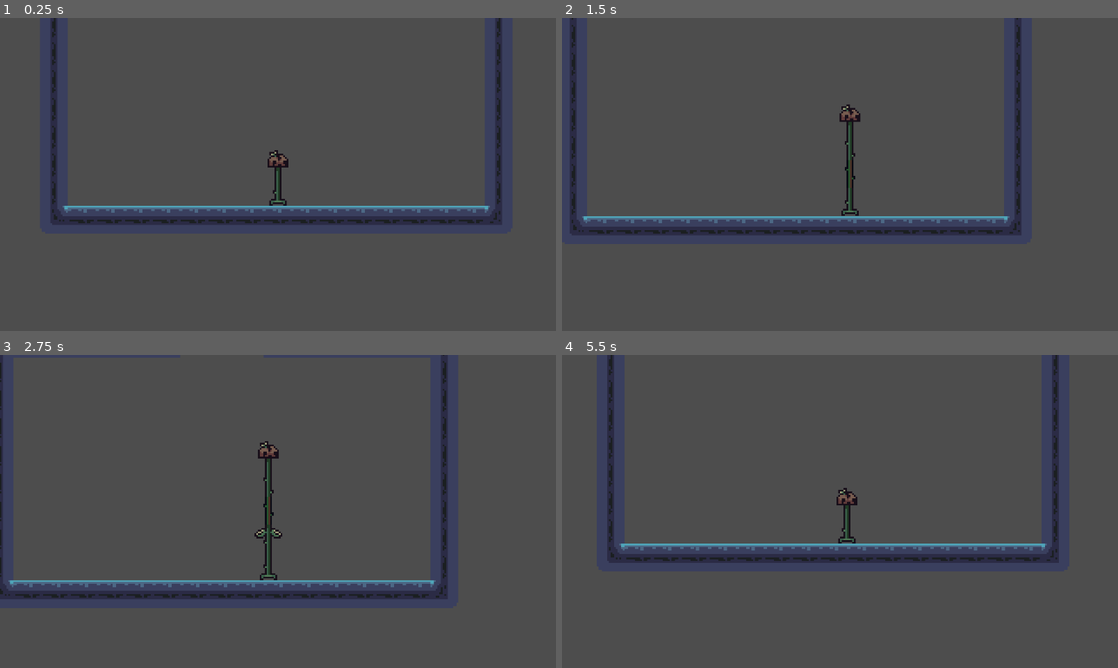
Above: before the commit, frames 1-4 (two rows, left to right).
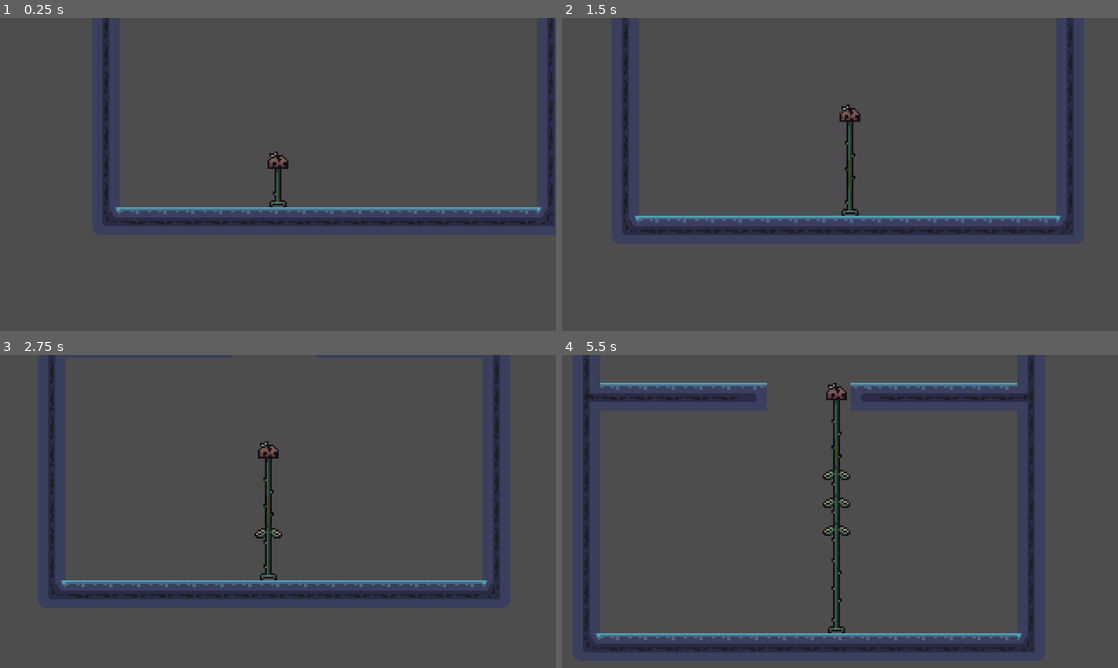
Above: after the commit, the same moments.

Repository: Artindi/Server-Wide-Game-Jam-1
Game: Godot game, scene res://scenes/screens/levels/level_2.tscn
The game is run twice, just before and just after one commit, with the same random seed, the same clock (stepped at 60 frames per second) and the same inputs. This scene is started directly instead of the project's main scene. The engine's default icon, where the game draws it, is replaced by a stand-in: a white triangle on a blue panel in a dark square.
Inputs:
- Up to frame 1 (0.25 s): no input
- Up to frame 2 (1.5 s): hold D (Right) from 0.53 s (still down)
- Up to frame 3 (2.75 s): release D (Right) at 2.03 s; hold A (Left) from 2.03 s (still down)
- Up to frame 4 (5.5 s): release A (Left) at 2.78 s; hold D (Right) 2.78-4.28 s; hold A (Left) 4.28-5.03 s; hold D (Right) from 5.03 s (still down)

The runs differ from the first frame. In frame 1, 6.4% of the frame differs, in the area x 9-100%, y 0-67%; in frame 2, 5.3%; in frame 3, 4.6%; in frame 4, 15%, in the area x 3-90%, y 0-96%.

Commit message:
Sawblade added

Diff:
--- /dev/null
+++ b/scenes/Saw.tscn
@@ -0,0 +1,19 @@
+[gd_scene load_steps=4 format=3 uid="uid://dip5clb4pxtu1"]
+
+[ext_resource type="Script" path="res://scripts/Saw.gd" id="1_qakxi"]
+[ext_resource type="Texture2D" uid="uid://curnekh4msdiy" path="res://assets/images/SawPlaceholder.png" id="1_yox5n"]
+
+[sub_resource type="RectangleShape2D" id="RectangleShape2D_ler1r"]
+size = Vector2(48, 16)
+
+[node name="Saw" type="Area2D"]
+script = ExtResource("1_qakxi")
+
+[node name="Sprite2D" type="Sprite2D" parent="."]
+texture = ExtResource("1_yox5n")
+
+[node name="CollisionShape2D" type="CollisionShape2D" parent="."]
+shape = SubResource("RectangleShape2D_ler1r")
+
+[connection signal="body_entered" from="." to="." method="_on_body_entered"]
+[connection signal="body_exited" from="." to="." method="_on_body_exited"]
--- a/scenes/screens/levels/level_2.tscn
+++ b/scenes/screens/levels/level_2.tscn
@@ -4,6 +4,9 @@
 
 [node name="Level 2" instance=ExtResource("1_kbedu")]
 
+[node name="Player" parent="." index="0"]
+position = Vector2(128, 88)
+
 [node name="TileMap" parent="." index="1"]
 layer_0/tile_data = PackedInt32Array(-65539, 131072, 0, -65538, 131072, 0, -65537, 131072, 0, -131072, 131072, 0, -1310 …(1107 unchanged characters)…
 
--- /dev/null
+++ b/scripts/Saw.gd
@@ -0,0 +1,10 @@
+extends Area2D
+class_name Saw
+
+func _on_body_entered(body):
+	if (body is Player):
+		body.growthDirection = false
+
+func _on_body_exited(body):
+	if (body is Player):
+		body.growthDirection = true
--- a/scripts/player.gd
+++ b/scripts/player.gd
@@ -1,4 +1,6 @@
 extends CharacterBody2D
+class_name Player
+
 @export var sections : Node2D
 @export var foot_collision : CollisionShape2D
 @export var headSprite : Sprite2D
@@ -12,10 +14,12 @@
 var shortFootSprite = preload("res://assets/images/characters/Feet2.png")
 var tallFootSprite = preload("res://assets/images/characters/Feet1.png")
 
-
 var SECTION = preload("res://scenes/Player/section.tscn")
 
 const SPEED = 32.0
+
+#Misc variables
+var growthDirection : bool = true
 
 # Get the gravity from the project settings to be synced with RigidBody nodes.
 var gravity = ProjectSettings.get_setting("physics/2d/default_gravity")
@@ -51,6 +55,13 @@
 	foot_collision.position.y = distance * 16
 	pass
 
+func removeSection() -> void:
+	if (sections.get_child_count() > 0):
+		self.global_position.y += 16
+		moveFeet(sections.get_child_count())
+	else:
+		get_tree().reload_current_scene()
+
 func spawnSection() -> void:
 	self.global_position.y -= 16
 	moveFeet(sections.get_child_count() + 2)
@@ -61,14 +72,18 @@
 	section.index = sections.get_child_count()
 
 func _on_growth_timer_timeout() -> void:
-	if sections.get_child_count() == 0:
-		if foot_collision.position.y == 0:
-			self.global_position.y -= 16
-			moveFeet(sections.get_child_count() + 1)
+	if (growthDirection):
+		if sections.get_child_count() == 0:
+			if foot_collision.position.y == 0:
+				self.global_position.y -= 16
+				moveFeet(sections.get_child_count() + 1)
+			else:
+				spawnSection()
 		else:
 			spawnSection()
+
 	else:
-		spawnSection()
+		removeSection()
 
 func _on_break_feet_body_entered(body) -> void:
 	if body.name == "TileMap":
Binary file added: assets/images/SawPlaceholder.png
Not shown, added: assets/images/SawPlaceholder.png.import
